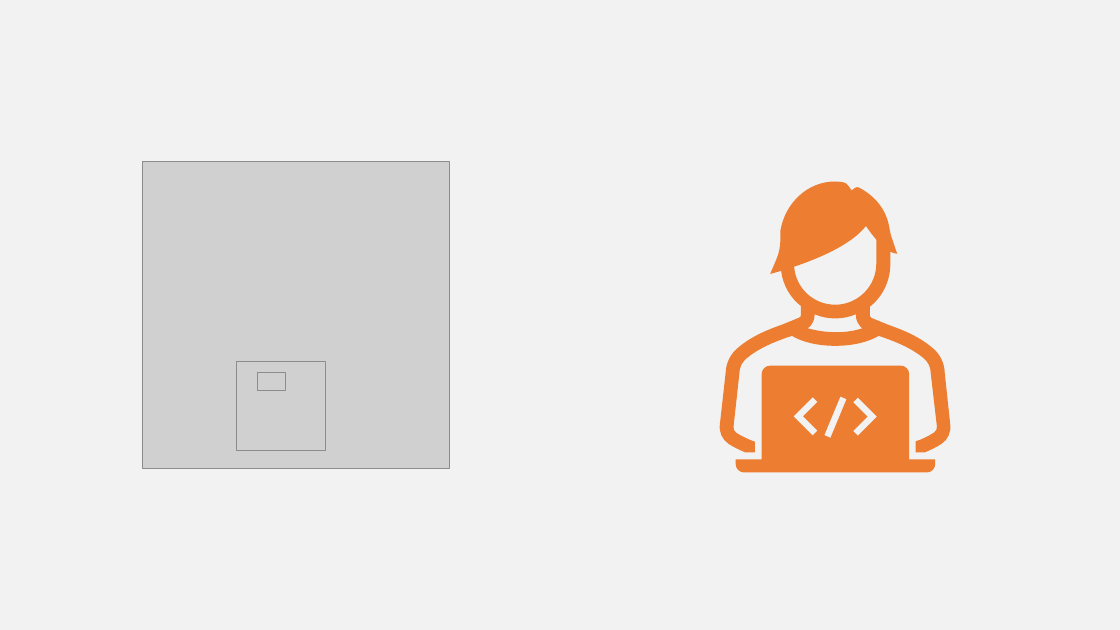
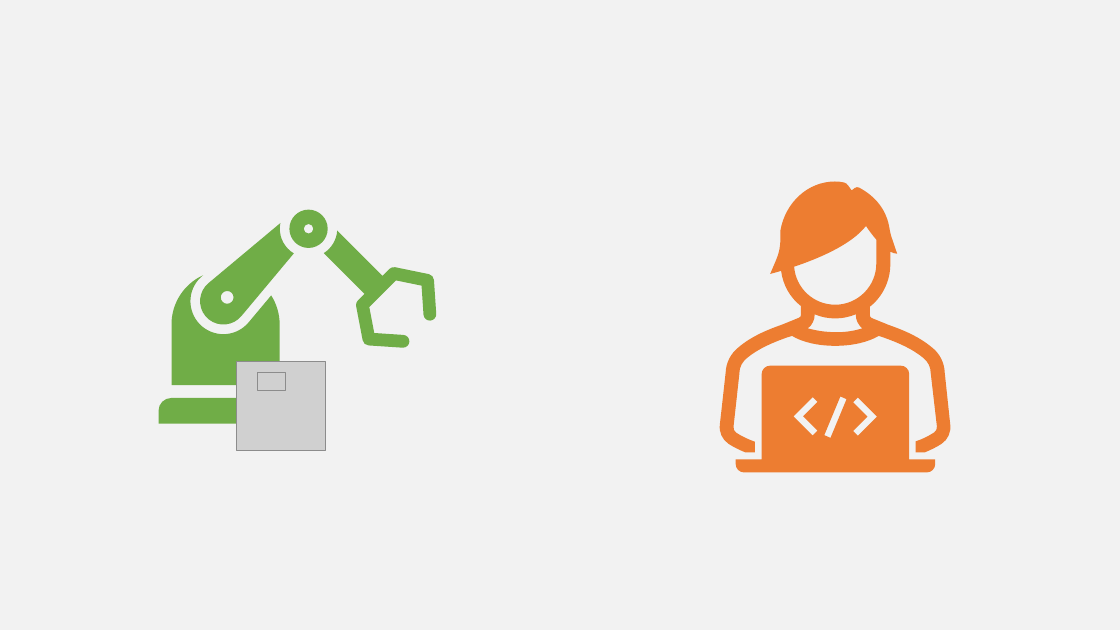
Before and after one commit to w3c/wot-cg, a slide deck: slide 22 of Tutorials/whatiswot/12-Building_Blocks/12-Building_Blocks.pptx. Drawn at 1120x630 pixels with LibreOffice and Linux fonts; fonts in the diff are those of the drawing; grey boxes stand for pictures. Boxes give left, top, right and bottom in pixels: in the first picture for what was removed or moved away, otherwise in the second. Text is boxed around its words. In the diff, an @@ line names an element or a change of style, - is before the commit and + after.

```diff
--- a/Tutorials/whatiswot/12-Building_Blocks/12-Building_Blocks.pptx
+++ b/Tutorials/whatiswot/12-Building_Blocks/12-Building_Blocks.pptx
@@ picture removed at (143,162,450,469) @@
@@ freeform shape added at (200,223,294,325), fill #70AD47 @@
@@ freeform shape added at (290,210,329,249), fill #70AD47 @@
@@ freeform shape added at (323,230,436,348), fill #70AD47 @@
@@ freeform shape added at (171,276,280,386), fill #70AD47 @@
@@ freeform shape added at (159,398,293,423), fill #70AD47 @@
```
Also in this commit, not shown: 10 other slides changed, 4 slides added, 2 slides removed.
